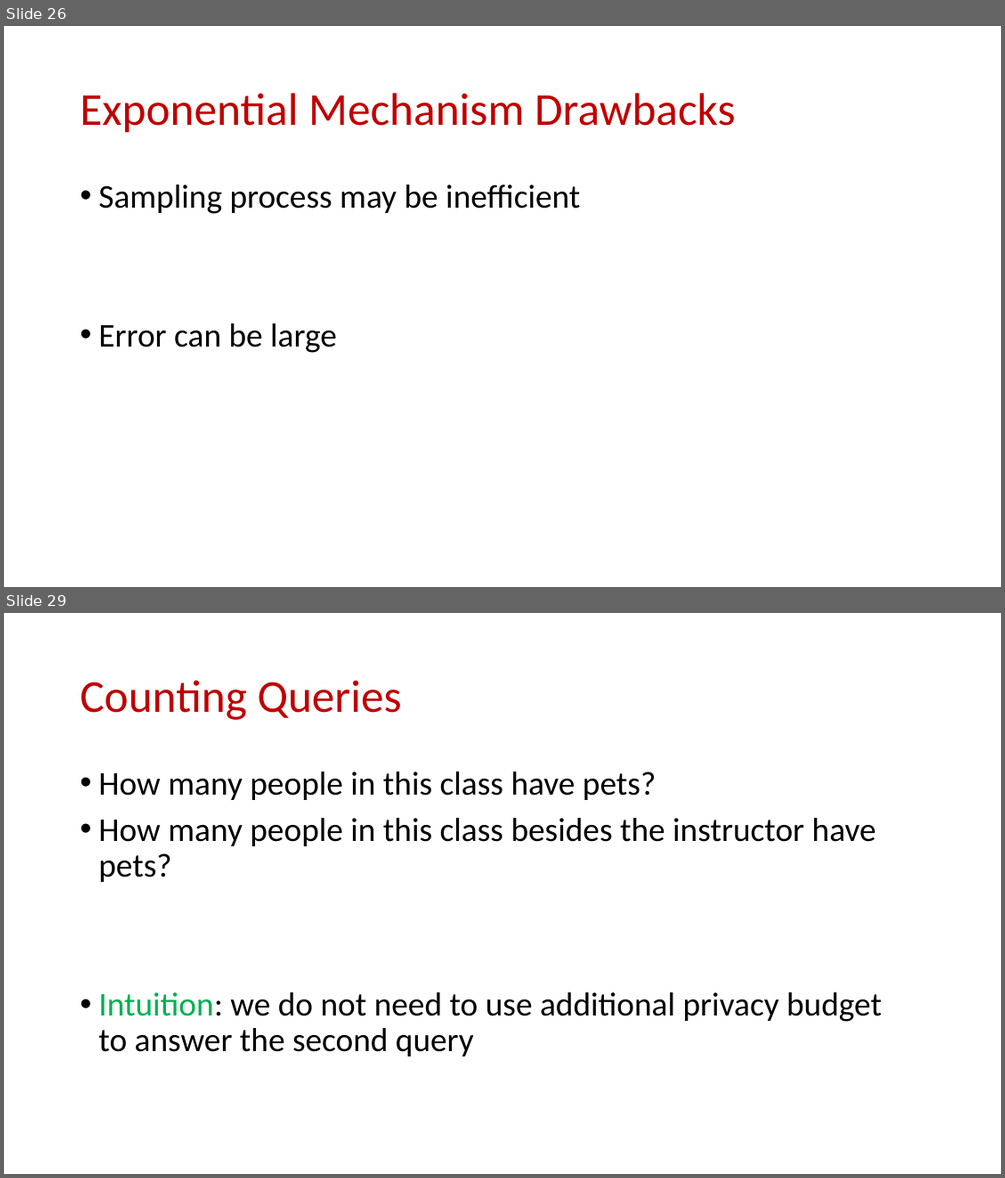
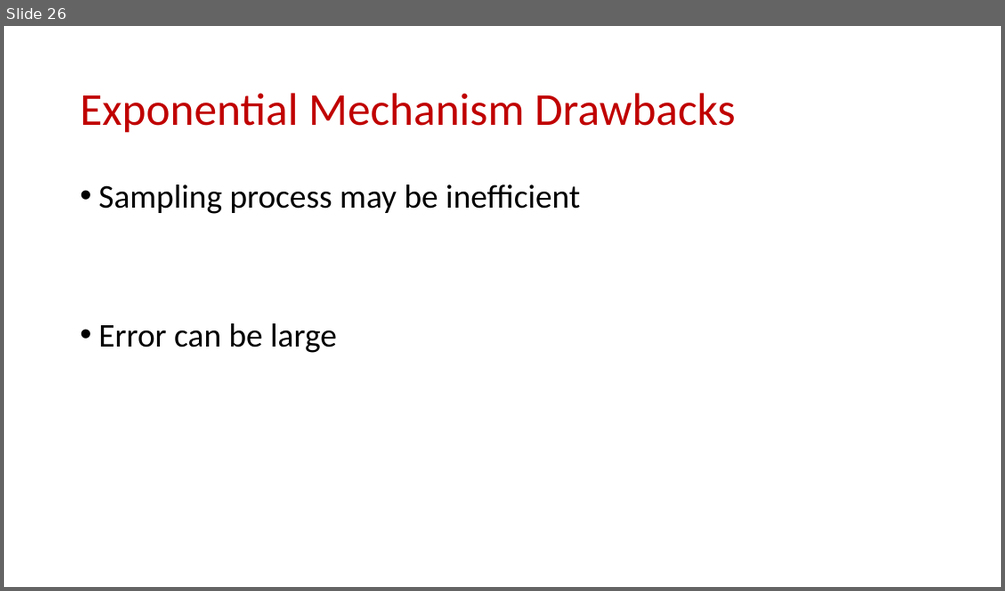
Before and after one commit to samsonzhou/samsonzhou.github.io, a slide deck: CSCE658-S24/L21.pptx. Shown one above the other, each under a label of ours: slides 26 and 29 before the commit, slide 26 after it; the slides between them are not shown. The pictures are 1005x1178 and 1005x591 pixels, drawn with LibreOffice and Linux fonts; fonts in the diff are those of the drawing. Boxes give left, top, right and bottom in pixels: in the first picture for what was removed or moved away, otherwise in the second. Text is boxed around its words. In the diff, an @@ line names an element or a change of style, - is before the commit and + after.

```diff
--- a/CSCE658-S24/L21.pptx
+++ b/CSCE658-S24/L21.pptx
@@ slide 29 removed at box(4, 613, 1001, 1174), background #FFFFFF @@
@@ title removed at box(80, 680, 402, 720) @@
-Counting Queries
@@ text removed at box(98, 771, 882, 1056) @@
-• How many people in this class have pets?
-• How many people in this class besides the instructor have pets?
-• Intuition: we do not need to use additional privacy budget to answer the second query
```
Also in this commit, not shown: 1 slide changed, 6 other slides removed, 4 other files.
